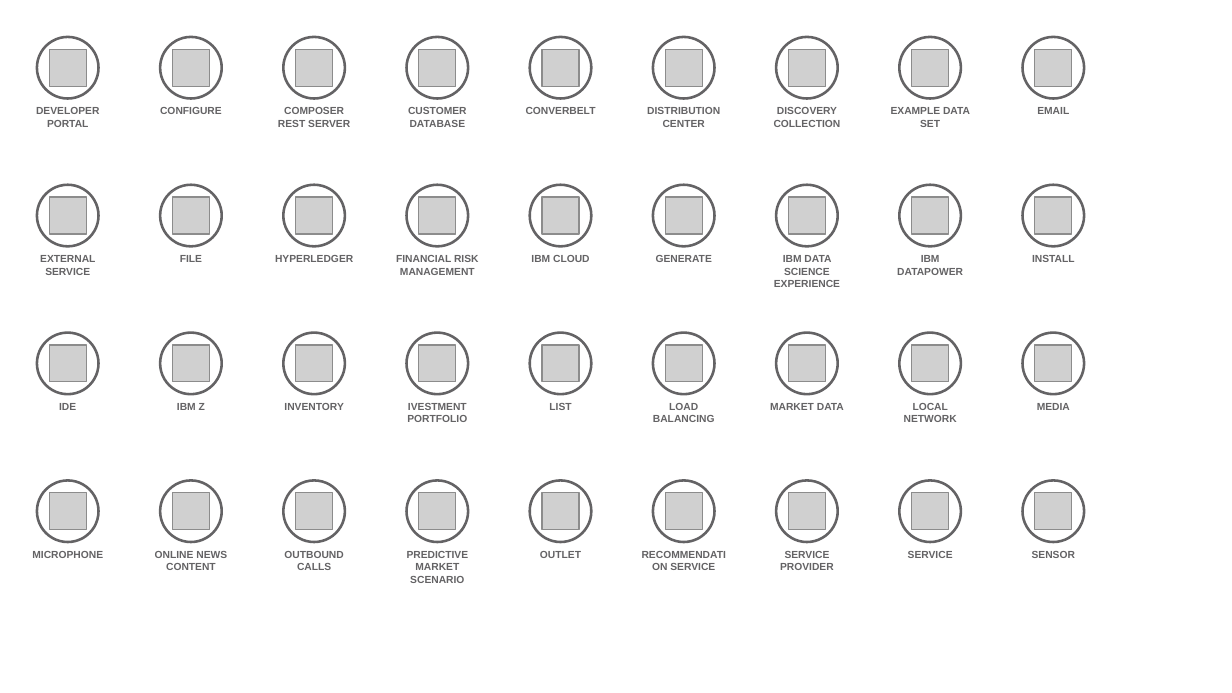
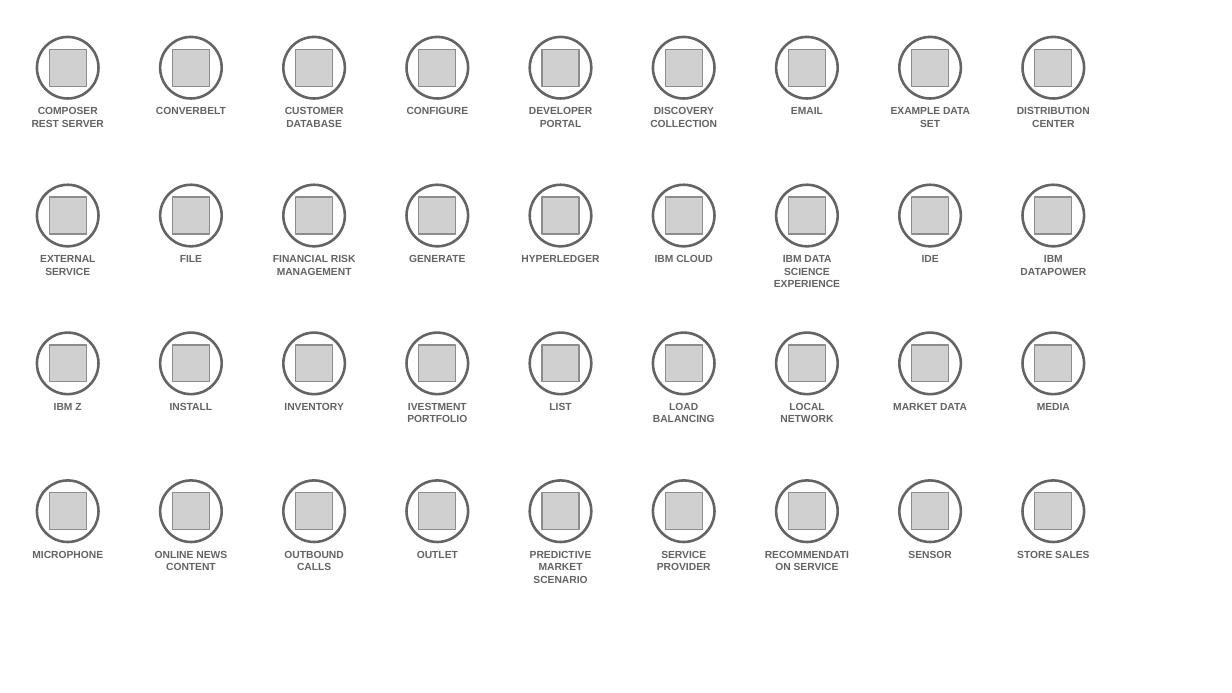
Before and after one commit to l2fprod/myarchitecture, a slide deck: slide 11 of mycatalog-architecture-diagram-template.pptx. Drawn at 1232x693 pixels with LibreOffice and Linux fonts; fonts in the diff are those of the drawing; grey boxes stand for pictures. Boxes give left, top, right and bottom in pixels: in the first picture for what was removed or moved away, otherwise in the second. Text is boxed around its words. In the diff, an @@ line names an element or a change of style, - is before the commit and + after.

Commit message:
new deck

```diff
--- a/mycatalog-architecture-diagram-template.pptx
+++ b/mycatalog-architecture-diagram-template.pptx
@@ text at (32,107,104,127): text changed @@
-DEVELOPER PORTAL
+COMPOSER REST SERVER
@@ text at (156,107,226,114): text changed @@
-CONFIGURE
+CONVERBELT
@@ text removed at (278,107,350,127) @@
-COMPOSER REST SERVER
@@ text added at (407,107,469,114), 6 pt, text #646365, bold @@
+CONFIGURE
@@ text at (529,107,592,127): text changed @@
-CONVERBELT
+DEVELOPER PORTAL
@@ text removed at (647,107,720,127) @@
-DISTRIBUTION CENTER
@@ text added at (791,107,823,114), 6 pt, text #646365, bold @@
+EMAIL
@@ text at (1017,107,1090,127): text changed @@
-EMAIL
+DISTRIBUTION CENTER
@@ text "GENERATE": place and size @@
-text "GENERATE" at (656,255,712,262)
+text "GENERATE" at (409,255,465,262)
@@ text "HYPERLEDGER": place and size @@
-text "HYPERLEDGER" at (275,255,353,262)
+text "HYPERLEDGER" at (521,255,599,262)
@@ text "IDE": place and size @@
-text "IDE" at (59,403,76,410)
+text "IDE" at (922,255,939,262)
@@ text "INSTALL": place and size @@
-text "INSTALL" at (1032,255,1075,262)
+text "INSTALL" at (170,403,213,410)
@@ 7 texts: place and size @@
-7 texts at (177,107,1075,558)
+7 texts at (54,107,951,558)
@@ 4 texts: place and size @@
-4 texts at (407,254,963,583)
+4 texts at (530,255,1086,583)
@@ text at (657,551,711,570): text changed @@
-RECOMMENDATION SERVICE
+SERVICE PROVIDER
@@ text at (794,563,839,570): text changed @@
-SERVICE PROVIDER
+RECOMMENDATION SERVICE
@@ text removed at (908,551,953,558) @@
-SERVICE
@@ text added at (1017,551,1089,558), 6 pt, text #646365, bold @@
+STORE SALES
```
Also in this commit, not shown: 13 other slides changed, 1 slide added, 1 slide removed.
